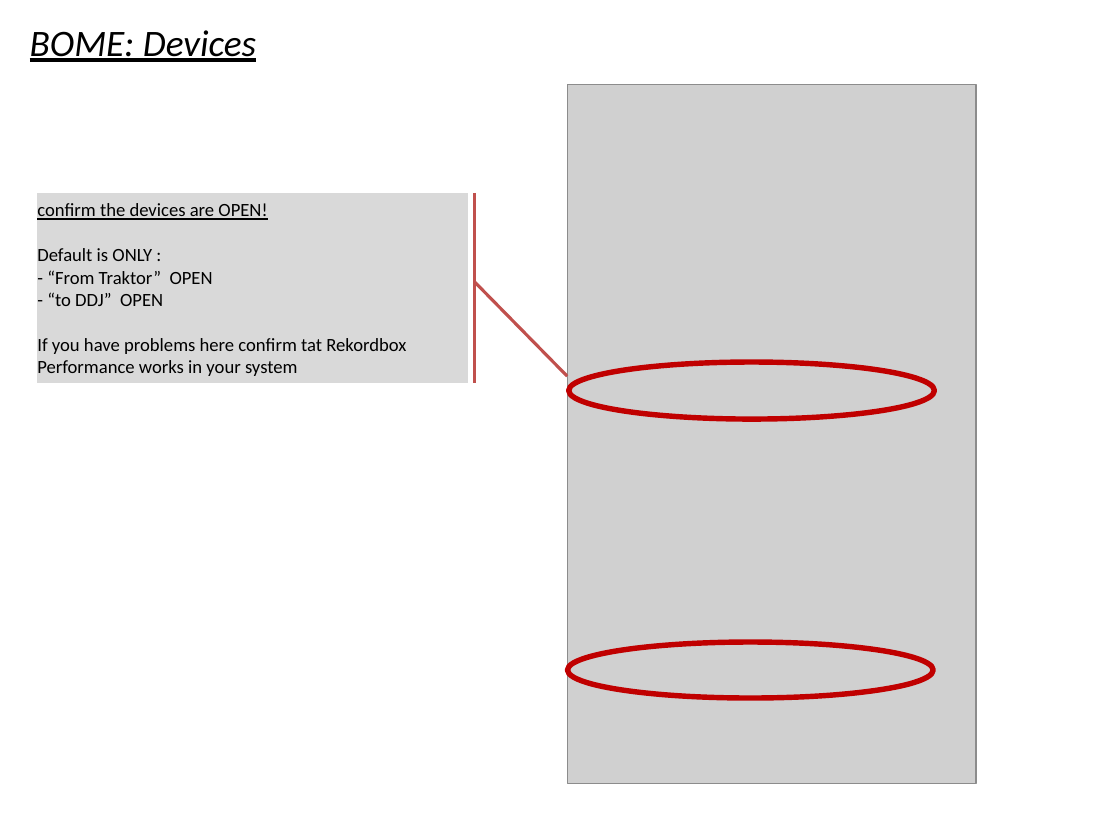
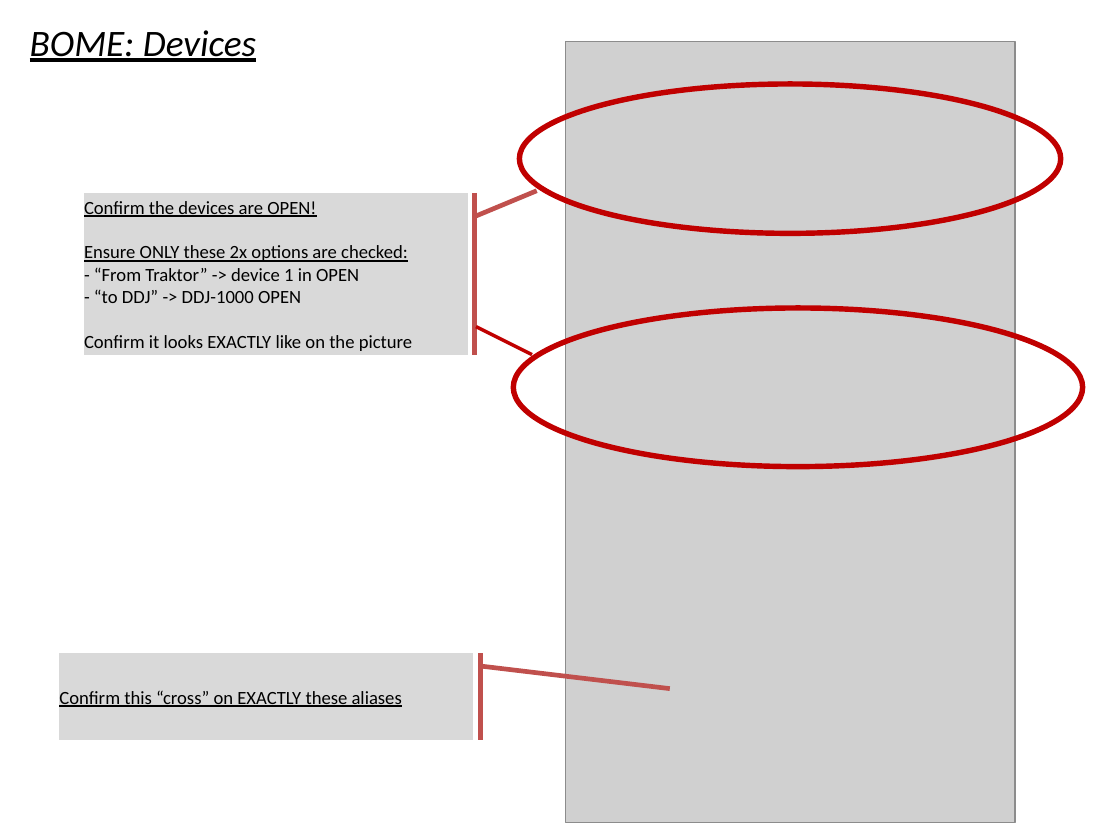
Before and after one commit to pestrela/music, a slide deck: slide 9 of traktor/mapping_ddj_1000/Support files/Source files/DDJ-1000 - Installation Guide.pptx (slide 8 before the commit). Drawn at 1120x840 pixels with LibreOffice and Linux fonts; fonts in the diff are those of the drawing; grey boxes stand for pictures. Boxes give left, top, right and bottom in pixels: in the first picture for what was removed or moved away, otherwise in the second. Text is boxed around its words. In the diff, an @@ line names an element or a change of style, - is before the commit and + after.

```diff
--- a/traktor/mapping_ddj_1000/Support files/Source files/DDJ-1000 - Installation Guide.pptx
+++ b/traktor/mapping_ddj_1000/Support files/Source files/DDJ-1000 - Installation Guide.pptx
@@ picture: place and size @@
-picture at box(568, 84, 977, 783)
+picture at box(566, 41, 1016, 822)
@@ ellipse: place and size @@
-ellipse at box(569, 362, 935, 419)
+ellipse at box(520, 84, 1061, 233)
@@ text in accent callout at box(84, 201, 412, 351): text changed @@
-confirm the devices are OPEN!
-Default is ONLY :
-- “From Traktor” OPEN
-- “to DDJ” OPEN
-If you have problems here confirm tat Rekordbox Performance works in your system
+Confirm the devices are OPEN!
+Ensure ONLY these 2x options are checked:
+- “From Traktor” -> device 1 in OPEN
+- “to DDJ” -> DDJ-1000 OPEN
+Confirm it looks EXACTLY like on the picture
@@ accent callout "Confirm the devices are OPEN!": place and size @@
-accent callout "Confirm the devices are OPEN!" at box(37, 193, 467, 382)
+accent callout "Confirm the devices are OPEN!" at box(84, 193, 468, 354)
@@ accent callout "Confirm the devices are OPEN!" at box(84, 193, 468, 354): outline #C0504D 2 pt to #C0504D 3 pt; proportions changed @@
@@ line added from (476, 327) to (532, 355), #C00000 2.25 pt @@
@@ ellipse: place and size @@
-ellipse at box(568, 642, 934, 698)
+ellipse at box(513, 308, 1082, 467)
@@ accent callout added at box(59, 653, 473, 740), fill #D9D9D9, outline #C0504D 3 pt, 12 pt, text #000000, underline @@
+Confirm this “cross” on EXACTLY these aliases
```
Also in this commit, not shown: 8 other slides changed, 5 slides added, 3 slides removed, 26 other files.
